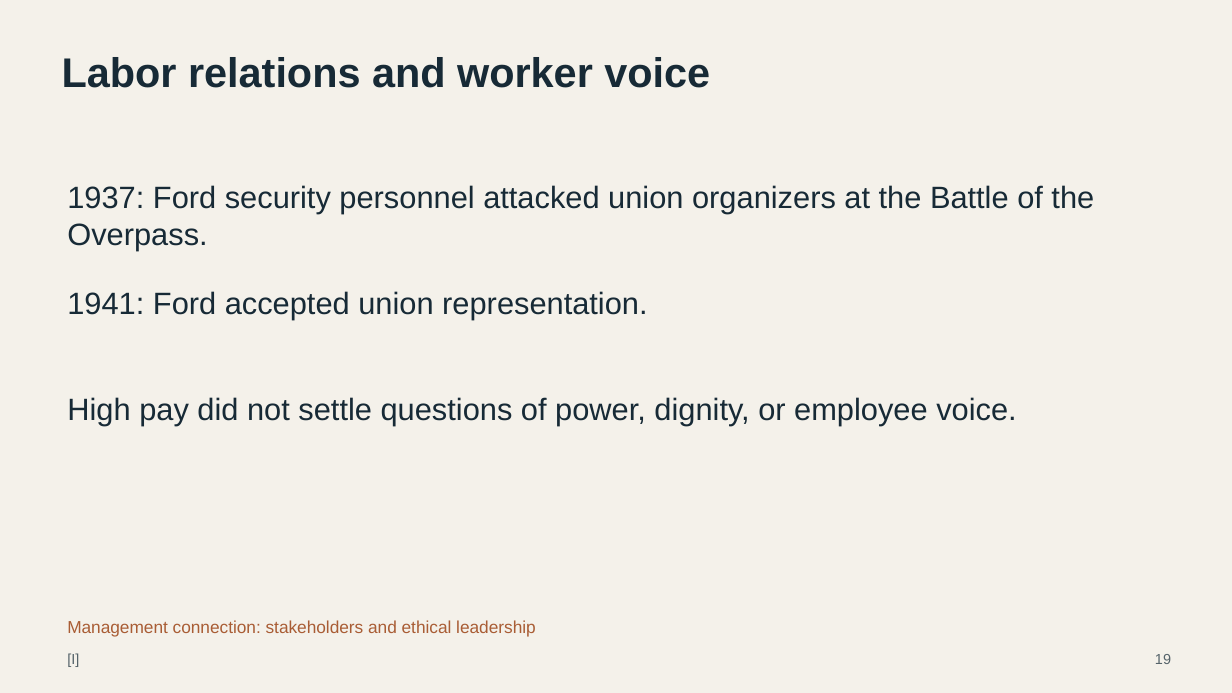
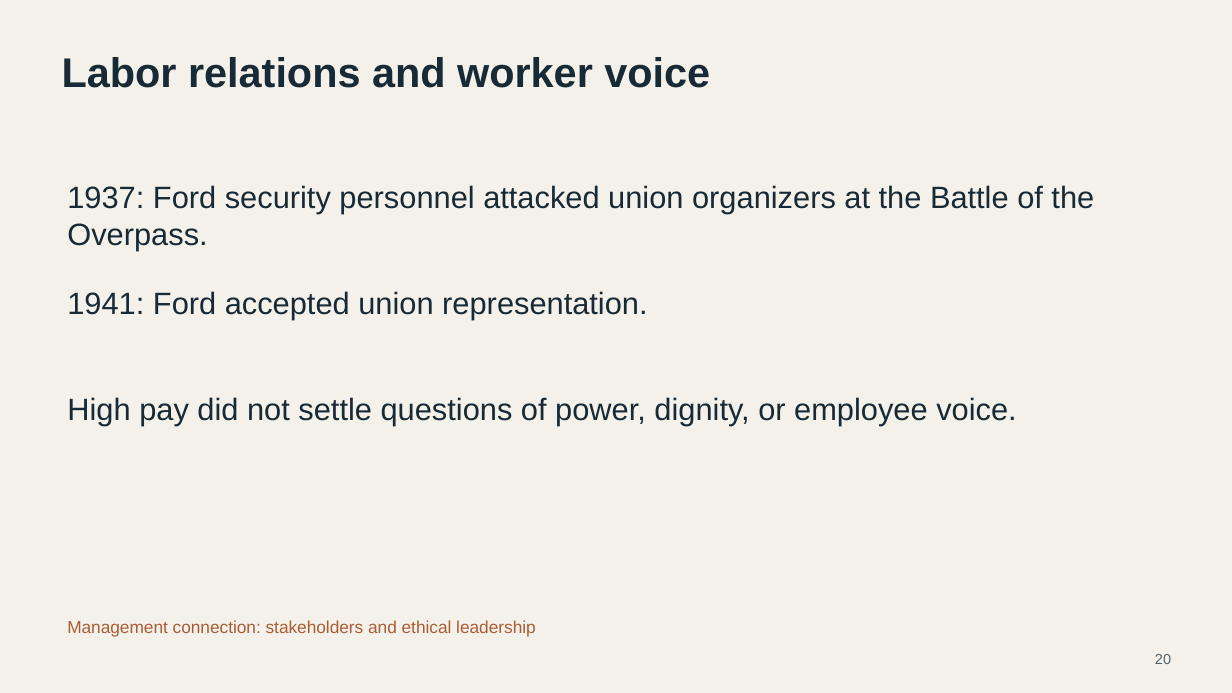
Before and after one commit to chocojawns/MGT, a slide deck: slide 20 of temp 3.pptx (slide 19 before the commit). Drawn at 1232x693 pixels with LibreOffice and Linux fonts; fonts in the diff are those of the drawing. Boxes give left, top, right and bottom in pixels: in the first picture for what was removed or moved away, otherwise in the second. Text is boxed around its words. In the diff, an @@ line names an element or a change of style, - is before the commit and + after.

```diff
--- a/temp 3.pptx
+++ b/temp 3.pptx
@@ text removed at (67, 653, 79, 667) @@
-[I]
@@ text at (1155, 654, 1171, 664): text changed @@
-19
+20
```
Also in this commit, not shown: 24 other slides changed, 3 slides added, 2 slides removed.
